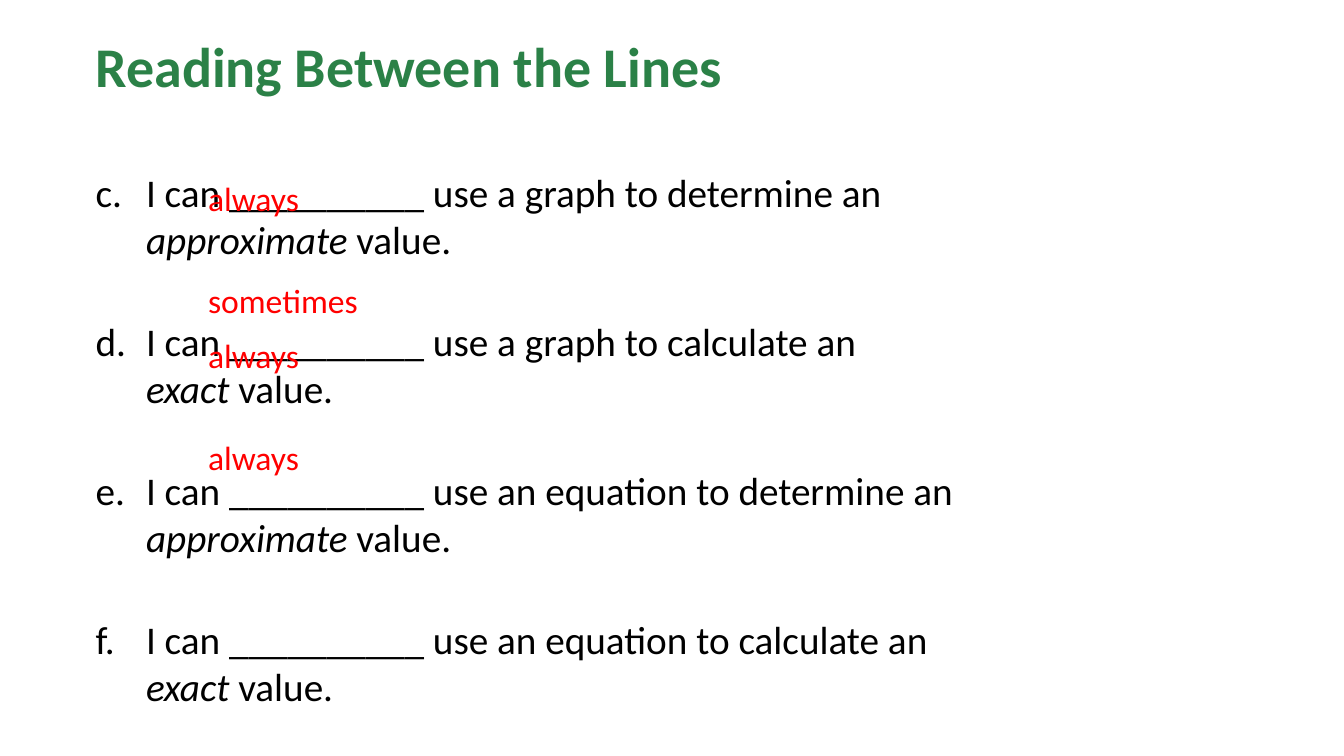
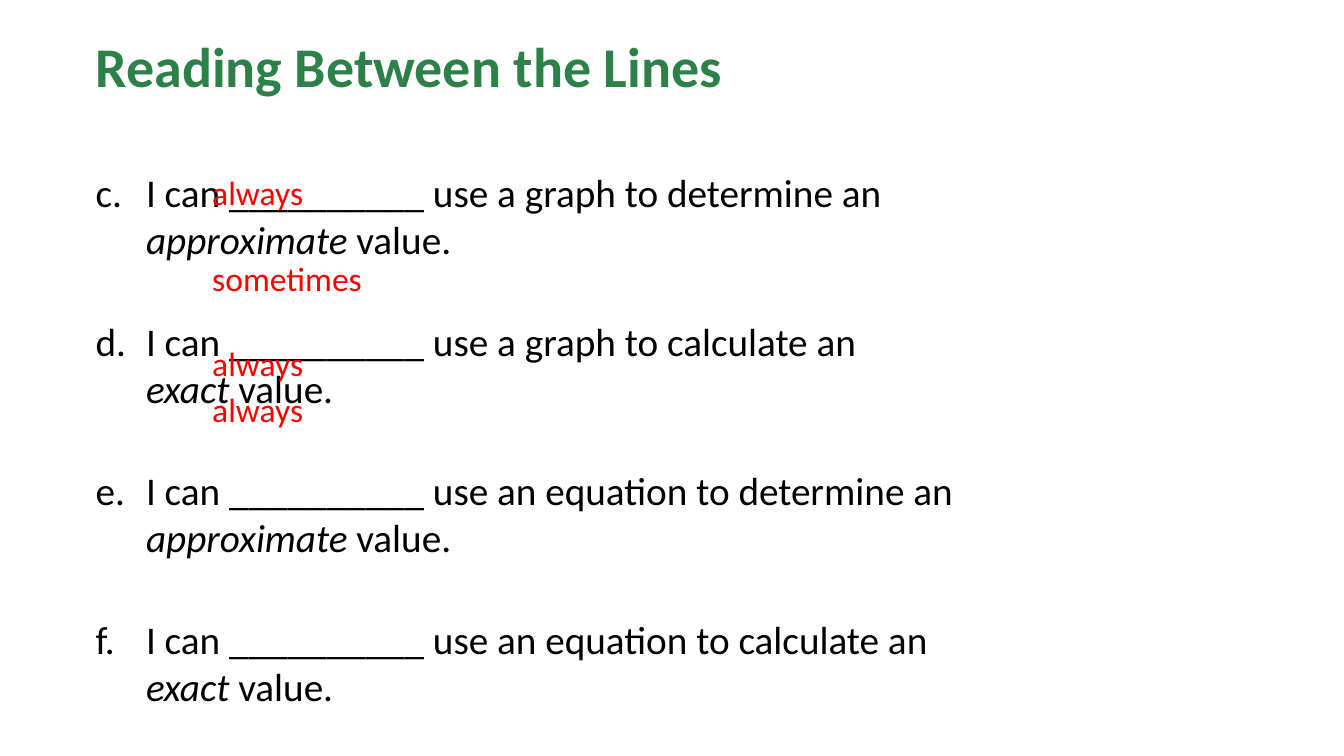
Before and after one commit to Apolloat2022/Algebra1M2U1L4, a slide deck: slide 68 of lesson6/BLMathematics_AlgI_M2_T1_L6_LessonSlides_ENG_with_answers.pptx. Drawn at 1344x756 pixels with LibreOffice and Linux fonts; fonts in the diff are those of the drawing; background and template pictures are left out. Boxes give left, top, right and bottom in pixels: in the first picture for what was removed or moved away, otherwise in the second. Text is boxed around its words. In the diff, an @@ line names an element or a change of style, - is before the commit and + after.

```diff
--- a/lesson6/BLMathematics_AlgI_M2_T1_L6_LessonSlides_ENG_with_answers.pptx
+++ b/lesson6/BLMathematics_AlgI_M2_T1_L6_LessonSlides_ENG_with_answers.pptx
@@ text "always": place and size @@
-text "always" at [208,187,299,217]
+text "always" at [212,181,303,213]
@@ text "sometimes": place and size @@
-text "sometimes" at [208,289,358,314]
+text "sometimes" at [212,267,362,292]
@@ text "always": place and size @@
-text "always" at [208,340,299,376]
+text "always" at [212,348,303,384]
@@ text "always": place and size @@
-text "always" at [208,446,299,476]
+text "always" at [212,395,303,428]
```
Also in this commit, not shown: 12 other slides changed, 1 other file.
